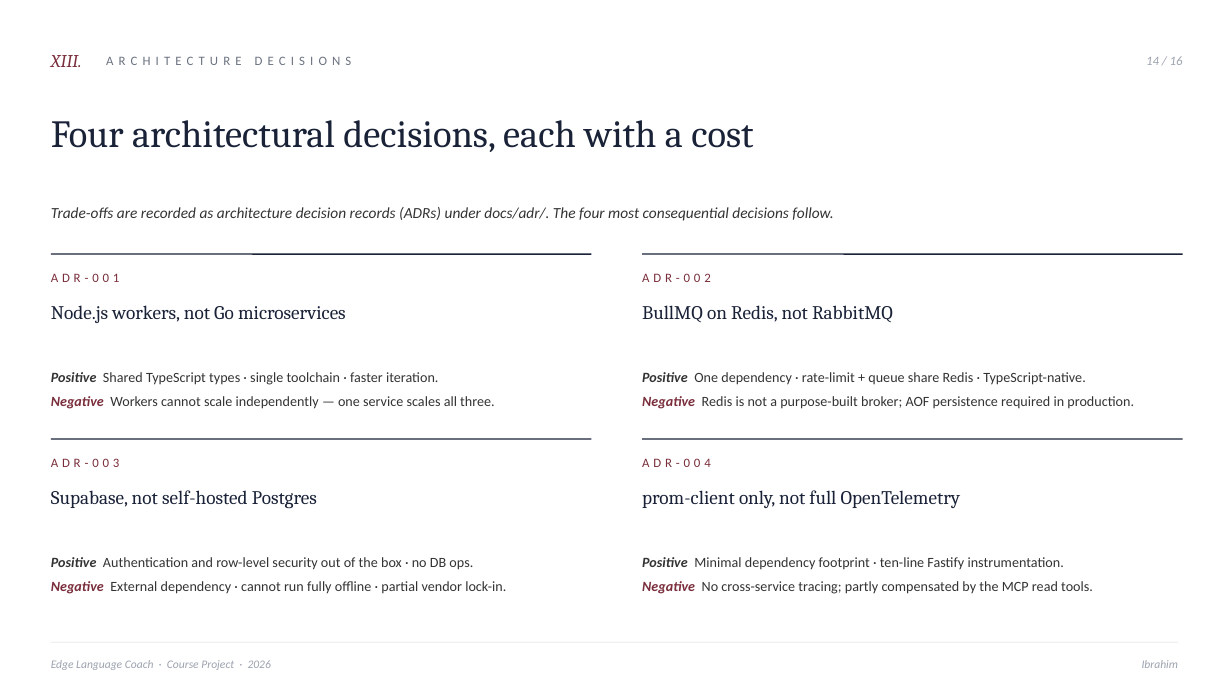
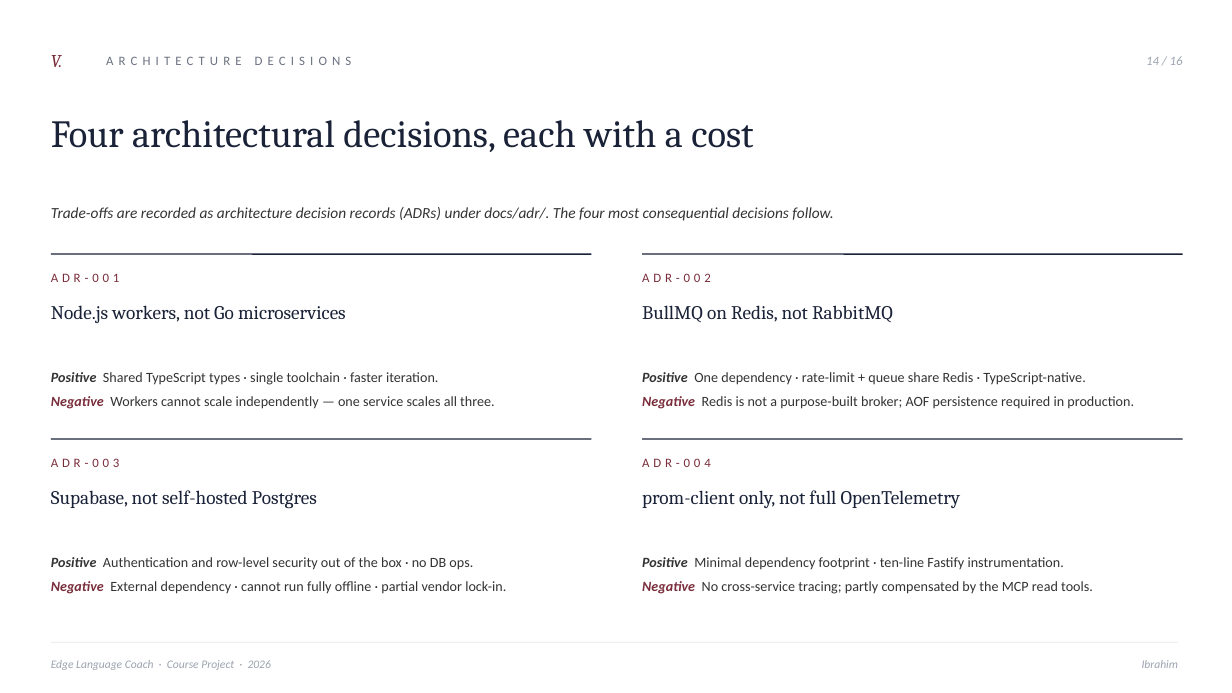
Before and after one commit to ibrahemaskar11/edge-language-coach, a slide deck: slide 6 of docs/edge-language-coach.pptx (slide 14 before the commit). Drawn at 1232x693 pixels with LibreOffice and Linux fonts; fonts in the diff are those of the drawing. Boxes give left, top, right and bottom in pixels: in the first picture for what was removed or moved away, otherwise in the second. Text is boxed around its words. In the diff, an @@ line names an element or a change of style, - is before the commit and + after.

```diff
--- a/docs/edge-language-coach.pptx
+++ b/docs/edge-language-coach.pptx
@@ text at [51, 55, 62, 67]: text changed @@
-XIII.
+V.
```
Also in this commit, not shown: 9 other slides changed.
